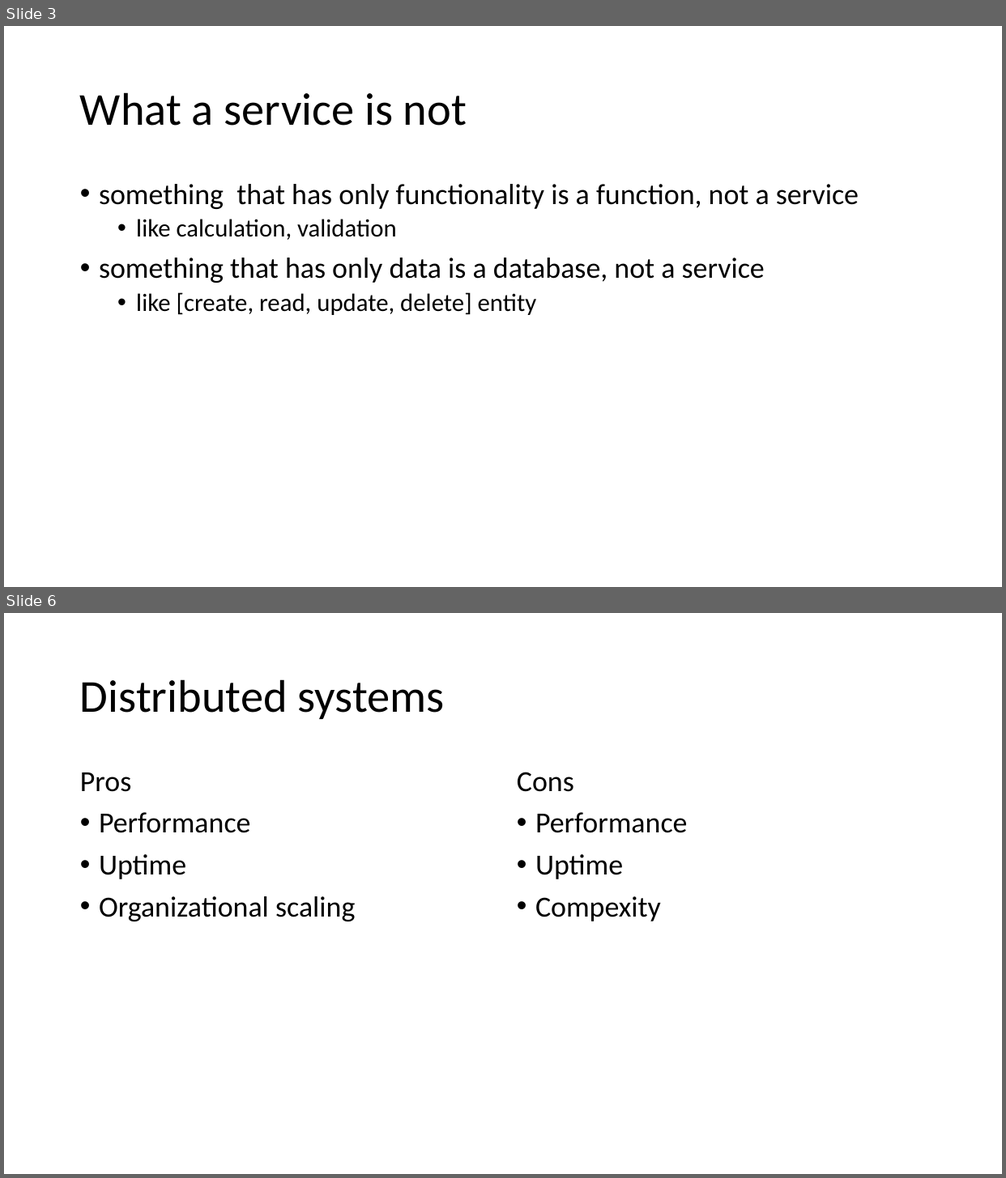
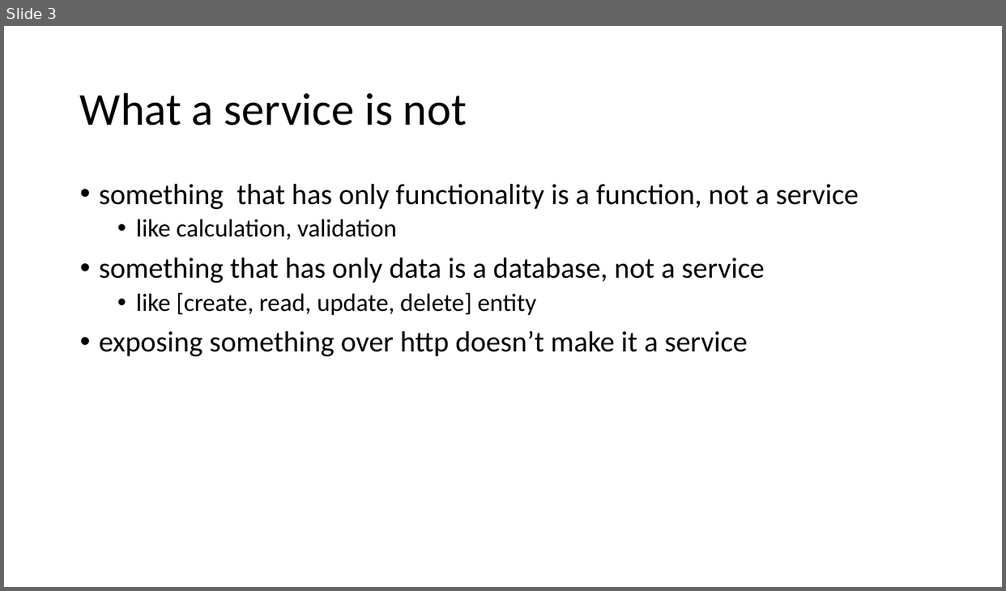
Before and after one commit to JonasSamuelsson/presentations, a slide deck: 2019-03-intro-to-service-oriented-distributed-systems/intro to service oriented distributed systems.pptx. Shown one above the other, each under a label of ours: slides 3 and 6 before the commit, slide 3 after it; the slides between them are not shown. The pictures are 1006x1178 and 1006x591 pixels, drawn with LibreOffice and Linux fonts; fonts in the diff are those of the drawing. Boxes give left, top, right and bottom in pixels: in the first picture for what was removed or moved away, otherwise in the second. Text is boxed around its words. In the diff, an @@ line names an element or a change of style, - is before the commit and + after.

```diff
--- a/2019-03-intro-to-service-oriented-distributed-systems/intro to service oriented distributed systems.pptx
+++ b/2019-03-intro-to-service-oriented-distributed-systems/intro to service oriented distributed systems.pptx
@@ slide 6 removed at (4,613,1002,1174), background #FFFFFF @@
@@ title removed at (80,679,445,719) @@
-Distributed systems
@@ text removed at (80,773,355,922) @@
-Pros
-• Performance
-• Uptime
-• Organizational scaling
@@ text removed at (517,772,688,922) @@
-Cons
-• Performance
-• Uptime
-• Compexity
@@ slide 3 changed as well @@
@@ text at (99,331,748,356): paragraph added @@
+• exposing something over http doesn’t make it a service
```
Also in this commit, not shown: 3 other slides changed, 8 slides added, 1 other slide removed.
